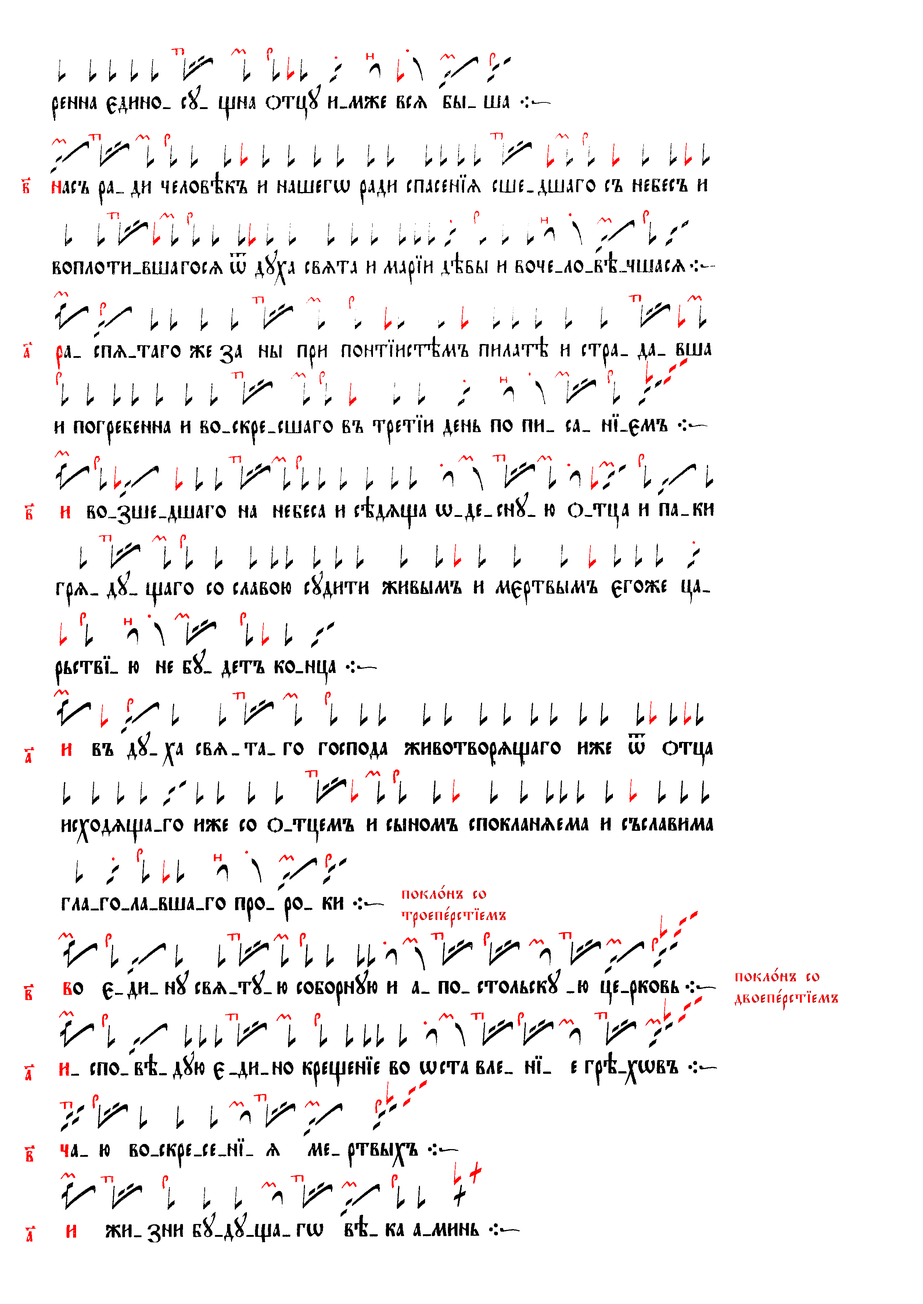
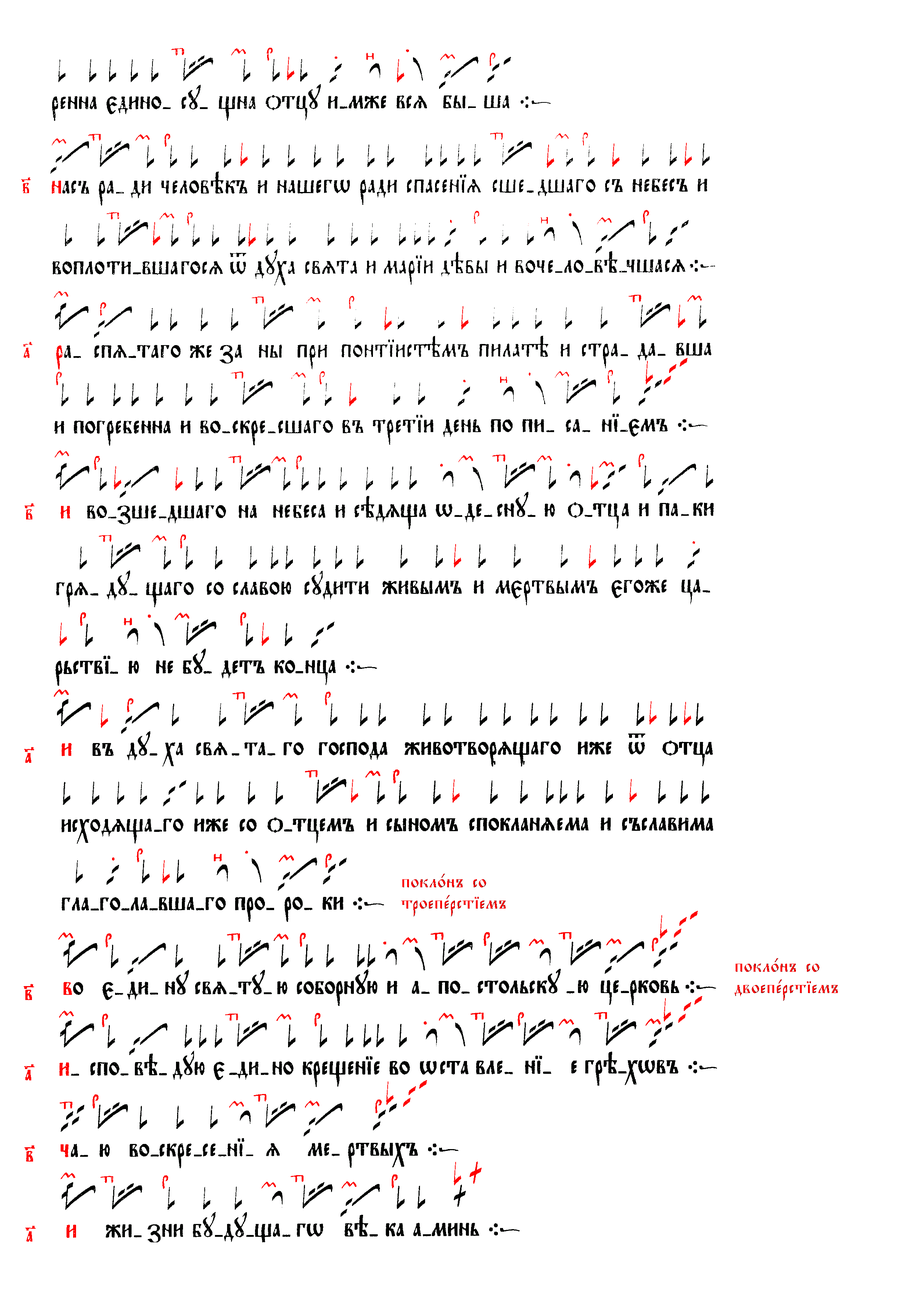
Layered file, before and after one edit (w=923, h=1304). Changes by layer:
painted on "покл0нъ со ..." over box(734, 958, 838, 1011)
painted on "покл0нъ со ... #1" over box(401, 874, 506, 929)
painted on "Червила" over box(401, 874, 506, 929)
